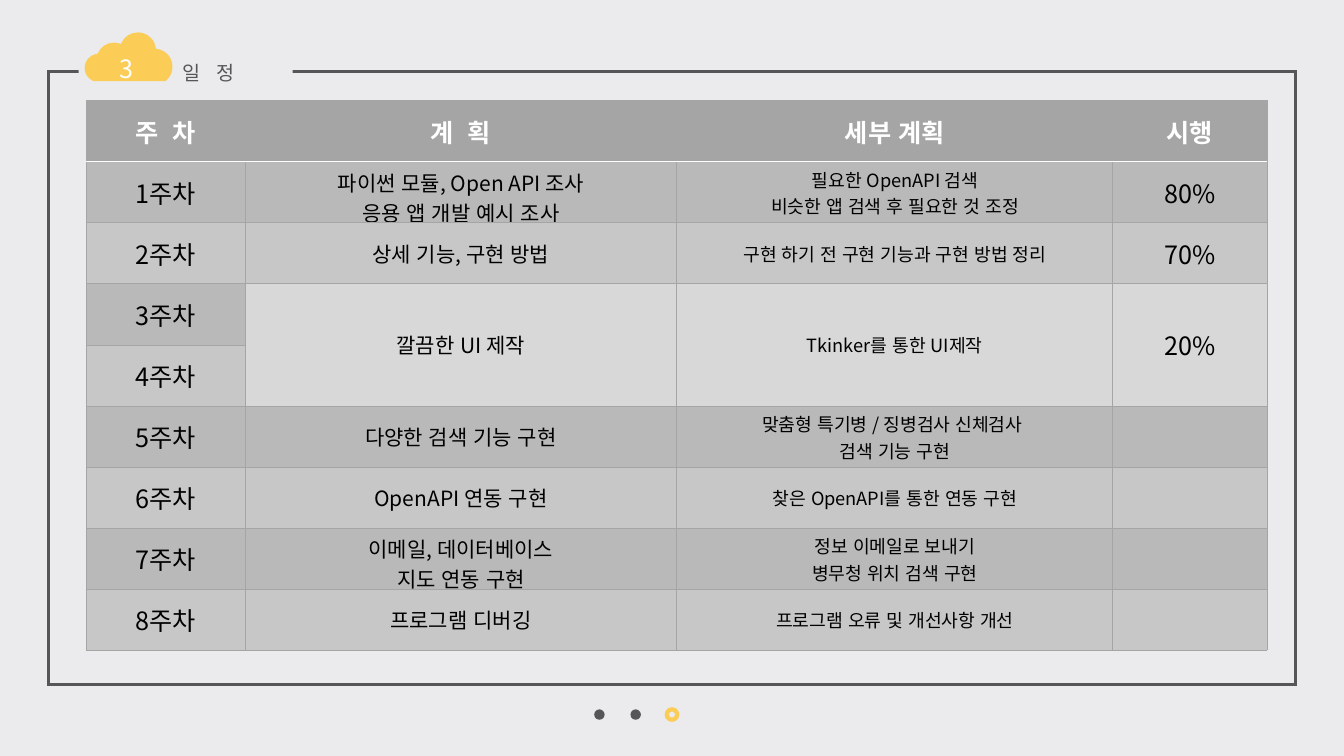
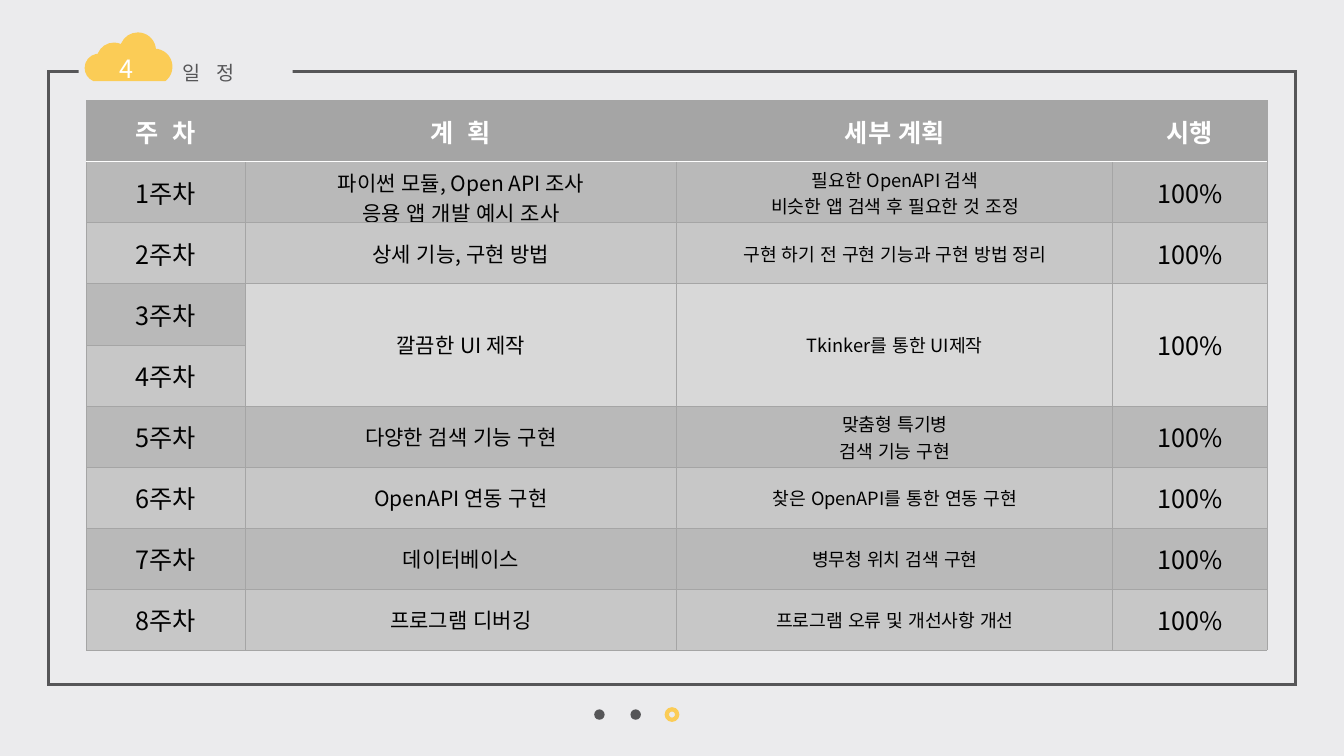
Before and after one commit to dyos1995/Script_1Home, a slide deck: slide 8 of 발표 자료/3차 발표/[스크립트] 2014182004 권오성 과제3.pptx (slide 7 before the commit). Drawn at 1344x756 pixels with LibreOffice and Linux fonts; fonts in the diff are those of the drawing. Boxes give left, top, right and bottom in pixels: in the first picture for what was removed or moved away, otherwise in the second. Text is boxed around its words. In the diff, an @@ line names an element or a change of style, - is before the commit and + after.

```diff
--- a/발표 자료/3차 발표/[스크립트] 2014182004 권오성 과제3.pptx
+++ b/발표 자료/3차 발표/[스크립트] 2014182004 권오성 과제3.pptx
@@ text at [120,59,134,84]: text changed @@
-3
+4
@@ table at [87,101,1267,650] @@
-row 2, column 4: 80%
+row 2, column 4: 100%
-row 3, column 4: 70%
+row 3, column 4: 100%
-row 4, column 4: 20%
+row 4, column 4: 100%
-row 6, column 3: 맞춤형 특기병 / 징병검사 신체검사 / 검색 기능 구현
+row 6, column 3: 맞춤형 특기병 / 검색 기능 구현
-row 6, column 4: 
+row 6, column 4: 100%
-row 7, column 4: 
+row 7, column 4: 100%
-row 8: 7주차 | 이메일, 데이터베이스 / 지도 연동 구현 | 정보 이메일로 보내기 / 병무청 위치 검색 구현 | 
+row 8: 7주차 | 데이터베이스 | 병무청 위치 검색 구현 | 100%
-row 9, column 4: 
+row 9, column 4: 100%
```
Also in this commit, not shown: 2 other slides changed, 2 slides added, 5 other files.
